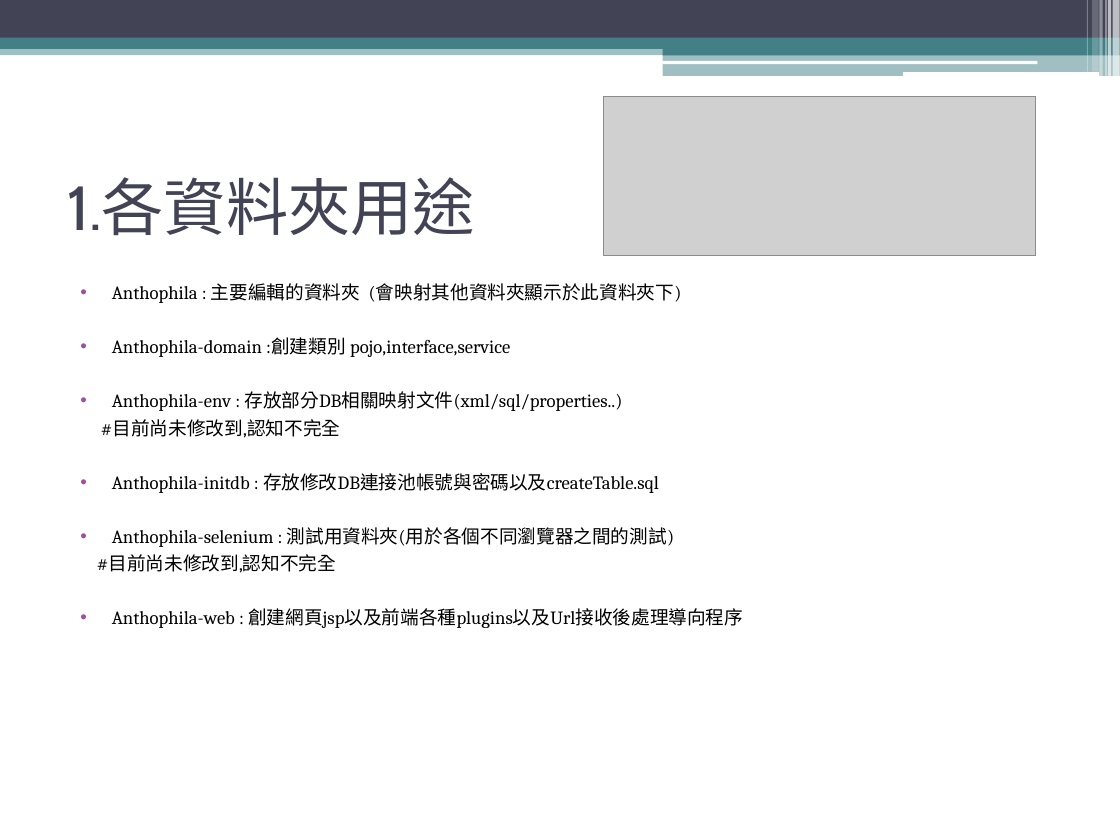
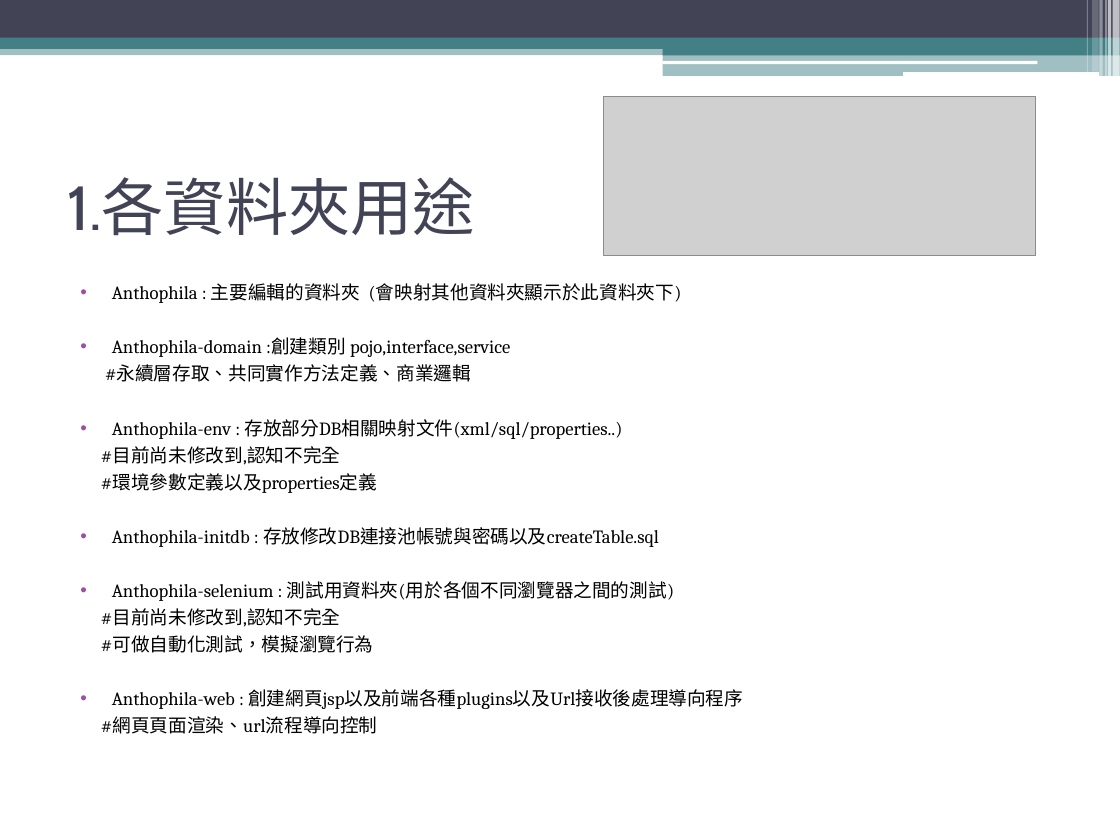
Before and after one commit to searblue30128/anthophila, a slide deck: slide 2 of 文檔/Anthophila基本.pptx. Drawn at 1120x840 pixels with LibreOffice and Linux fonts; fonts in the diff are those of the drawing; grey boxes stand for pictures. Boxes give left, top, right and bottom in pixels: in the first picture for what was removed or moved away, otherwise in the second. Text is boxed around its words. In the diff, an @@ line names an element or a change of style, - is before the commit and + after.

Commit message:
修改_專案資料夾說明

```diff
--- a/文檔/Anthophila基本.pptx
+++ b/文檔/Anthophila基本.pptx
@@ text at (105, 364, 471, 382): paragraph added @@
+#永續層存取、共同實作方法定義、商業邏輯
@@ text at (101, 473, 377, 493): paragraph added @@
+#環境參數定義以及properties定義
@@ text at (101, 635, 374, 653): paragraph added @@
+#可做自動化測試，模擬瀏覽行為
@@ text at (101, 716, 378, 734): paragraph added @@
+#網頁頁面渲染、url流程導向控制
```
Also in this commit, not shown: 2 other slides changed, 1 slide added.
